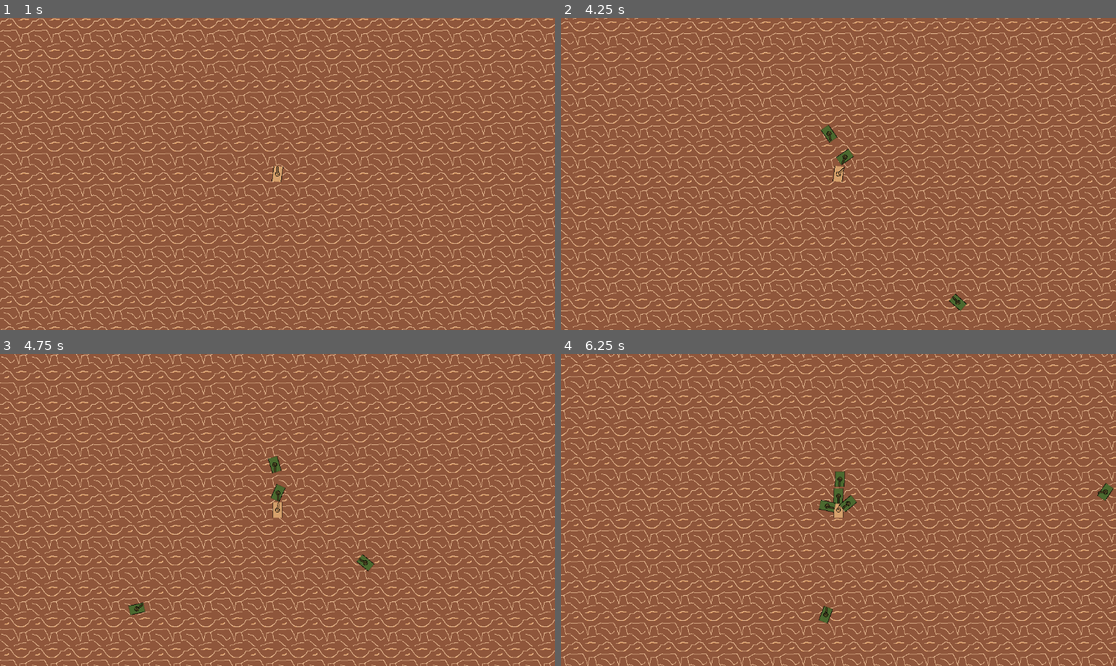
Above: before the commit, frames 1-4 (two rows, left to right).
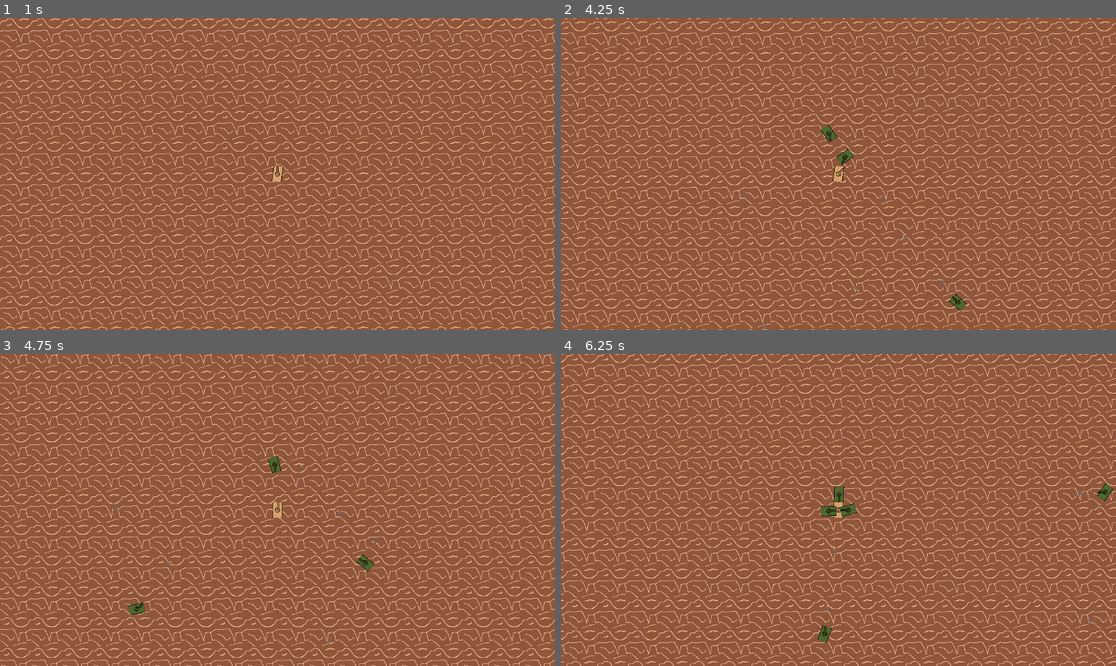
Above: after the commit, the same moments.

Repository: nmfightmaster/tank-survivor
Game: Godot game, scene res://scenes/world.tscn
The game is run twice, just before and just after one commit, with the same random seed, the same clock (stepped at 60 frames per second) and the same inputs.
Inputs:
- Up to frame 1 (1 s): tap Enter at 0.5 s; hold W (move_forward) from 0.53 s (still down); tap D (turn_clockwise) at 0.6 s
- Up to frame 2 (4.25 s): release W (move_forward) at 1.28 s; hold S (move_backward) 1.28-2.03 s; tap A (turn_counter_clockwise) at 1.35, 2.85 s; hold W (move_forward) 2.03-3.53 s; tap D (turn_clockwise) at 2.1, 3.6 s; hold S (move_backward) from 3.53 s (still down)
- Up to frame 3 (4.75 s): keep holding S (move_backward); tap A (turn_counter_clockwise) at 4.35 s
- Up to frame 4 (6.25 s): tap D (turn_clockwise) at 5.1 s; release S (move_backward) at 5.78 s; hold W (move_forward) from 5.78 s (still down); tap A (turn_counter_clockwise) at 5.85 s

Frame 1 is identical in both runs. In frame 2, less than 0.1% of the frame differs, in the area x 21-70%, y 56-100%; in frame 3, 0.1%; in frame 4, 26%, in the area x 0-100%, y 0-100%.

Commit message:
shooting

Diff:
--- a/scenes/enemy.tscn
+++ b/scenes/enemy.tscn
@@ -26,4 +26,4 @@
 texture = ExtResource("2_4ra3w")
 
 [node name="Muzzle" type="Marker2D" parent="TankTurretSprite"]
-position = Vector2(0, -16)
+position = Vector2(0, -30)
--- a/scenes/missile.tscn
+++ b/scenes/missile.tscn
@@ -1,10 +1,10 @@
-[gd_scene load_steps=5 format=3 uid="uid://missile12345"]
+[gd_scene load_steps=4 format=3 uid="uid://c8j5l2k9x8y7"]
 
 [ext_resource type="Script" path="res://scripts/missile.gd" id="1_missile"]
-[ext_resource type="Texture2D" uid="uid://7w2k3c4d5e6f" path="res://sprites/missile.png" id="2_sprite"]
+[ext_resource type="Texture2D" uid="uid://missilepnguid" path="res://sprites/missile.png" id="2_sprite"]
 
 [sub_resource type="RectangleShape2D" id="RectangleShape2D_missile"]
-size = Vector2(8, 8)
+size = Vector2(16, 16)
 
 [node name="Missile" type="Area2D"]
 script = ExtResource("1_missile")
@@ -15,8 +15,4 @@
 [node name="CollisionShape2D" type="CollisionShape2D" parent="."]
 shape = SubResource("RectangleShape2D_missile")
 
-[node name="VisibleOnScreenNotifier2D" type="VisibleOnScreenNotifier2D" parent="."]
-rect = Rect2(-4, -4, 8, 8)
-
 [connection signal="body_entered" from="." to="." method="_on_body_entered"]
-[connection signal="screen_exited" from="VisibleOnScreenNotifier2D" to="." method="_on_visible_on_screen_notifier_2d_screen_exited"]
--- a/scenes/player.tscn
+++ b/scenes/player.tscn
@@ -26,6 +26,7 @@
 texture = ExtResource("3_qhqgy")
 
 [node name="Muzzle" type="Marker2D" parent="TankTurretSprite"]
+position = Vector2(0, -30)
 position = Vector2(0, -16)
 
 [node name="Camera2D" type="Camera2D" parent="."]
--- a/scripts/enemy.gd
+++ b/scripts/enemy.gd
@@ -2,15 +2,29 @@
 
 @export var move_speed: float = 180.0
 @export var turn_speed: float = 2.0
+@export var max_health: int = 50
+
+@export_group("Combat")
+@export var missile_scene: PackedScene = preload("res://scenes/missile.tscn")
+@export var fire_rate: float = 1.0
+@export var projectile_damage: int = 5
+@export var projectile_speed: float = 300.0
+
+var health: int
+var reload_timer: float = 0.0
 
 @onready var tank_body: Node2D = $TankBodyMesh
-
 @onready var tank_turret: Node2D = $TankTurretSprite
+@onready var muzzle: Marker2D = $TankTurretSprite/Muzzle
 
 func _ready() -> void:
 	add_to_group("enemy")
+	health = max_health
 
 func _physics_process(delta: float) -> void:
+	if reload_timer > 0:
+		reload_timer -= delta
+
 	var player = get_tree().get_first_node_in_group("player")
 	if not player:
 		# Fallback try to find sibling named Player
@@ -27,4 +41,18 @@
 		tank_turret.look_at(player.global_position)
 		tank_turret.rotation += PI/2
 
+		if reload_timer <= 0:
+			shoot()
+
 		move_and_slide()
+
+func shoot() -> void:
+	if missile_scene:
+		var missile = missile_scene.instantiate()
+		get_parent().add_child(missile)
+		missile.global_position = muzzle.global_position
+		missile.rotation = tank_turret.global_rotation
+		missile.speed = projectile_speed
+		missile.damage = projectile_damage
+		missile.shooter = self
+		reload_timer = fire_rate
--- a/scripts/missile.gd
+++ b/scripts/missile.gd
@@ -1,20 +1,21 @@
 extends Area2D
 
-var speed: float = 600.0
+var speed: float = 400.0
 var damage: int = 10
-var direction: Vector2 = Vector2.RIGHT
-
-func _ready() -> void:
-    # Rotate the missile to face its direction of travel
-    rotation = direction.angle()
+var shooter: Node2D = null
 
 func _physics_process(delta: float) -> void:
-    position += direction * speed * delta
+	position += Vector2.UP.rotated(rotation) * speed * delta
 
 func _on_body_entered(body: Node2D) -> void:
-    if body.is_in_group("enemy") and body.has_method("take_damage"):
-        body.take_damage(damage)
-        queue_free()
+	if body == shooter:
+		return
 
-func _on_visible_on_screen_notifier_2d_screen_exited() -> void:
-    queue_free()
+	if body.has_method("take_damage"):
+		body.take_damage(damage)
+	elif "health" in body:
+		body.health -= damage
+		if body.health <= 0:
+			body.queue_free()
+
+	queue_free()
--- a/scripts/player.gd
+++ b/scripts/player.gd
@@ -3,12 +3,28 @@
 @export var move_speed: float = 200.0
 @export var turn_speed: float = 2.0
 @export var turret_turn_speed: float = 4.0
+@export var max_health: int = 100
+
+@export_group("Combat")
+@export var missile_scene: PackedScene = preload("res://scenes/missile.tscn")
+@export var fire_rate: float = 0.5
+@export var projectile_damage: int = 10
+@export var projectile_speed: float = 400.0
+
+var health: int
+var reload_timer: float = 0.0
 
 @onready var tank_body: Node2D = $TankBodyMesh
+@onready var tank_turret: Sprite2D = $TankTurretSprite
+@onready var muzzle: Marker2D = $TankTurretSprite/Muzzle
 
-@onready var tank_turret: Sprite2D = $TankTurretSprite
+func _ready() -> void:
+	health = max_health
 
 func _physics_process(delta: float) -> void:
+	if reload_timer > 0:
+		reload_timer -= delta
+
 	var rotation_direction := Input.get_axis("turn_counter_clockwise", "turn_clockwise")
 	tank_body.rotation += rotation_direction * turn_speed * delta
 
@@ -17,8 +33,8 @@
 
 	# Turret aiming
 	var enemies = get_tree().get_nodes_in_group("enemy")
+	var nearest_enemy = null
 	if enemies.size() > 0:
-		var nearest_enemy = null
 		var min_dist = INF
 
 		for enemy in enemies:
@@ -31,4 +47,19 @@
 			var target_phase = global_position.direction_to(nearest_enemy.global_position).angle()
 			tank_turret.rotation = lerp_angle(tank_turret.rotation, target_phase + (PI/2), turret_turn_speed * delta)
 
+			# Auto-fire
+			if reload_timer <= 0:
+				shoot()
+
 	move_and_slide()
+
+func shoot() -> void:
+	if missile_scene:
+		var missile = missile_scene.instantiate()
+		get_parent().add_child(missile)
+		missile.global_position = muzzle.global_position
+		missile.rotation = tank_turret.global_rotation
+		missile.speed = projectile_speed
+		missile.damage = projectile_damage
+		missile.shooter = self
+		reload_timer = fire_rate
Not shown, changed: scripts/missile.gd.uid
Binary file changed: sprites/missile.aseprite
Binary file changed: sprites/missile.png
